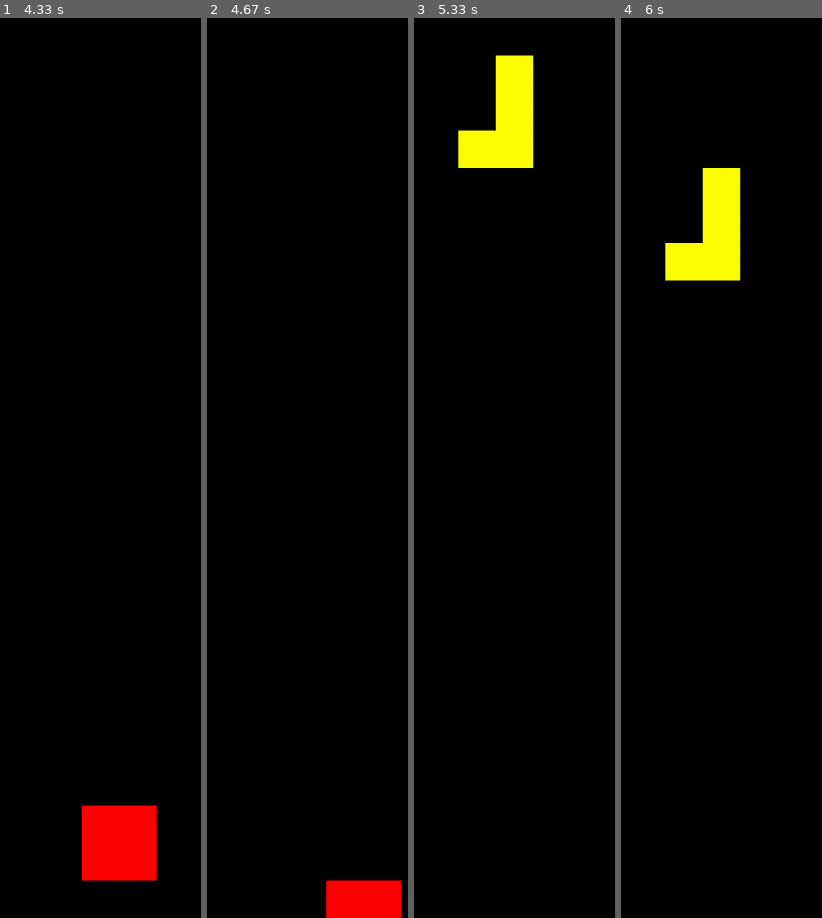
Above: before the commit, frames 1-4 (left to right).
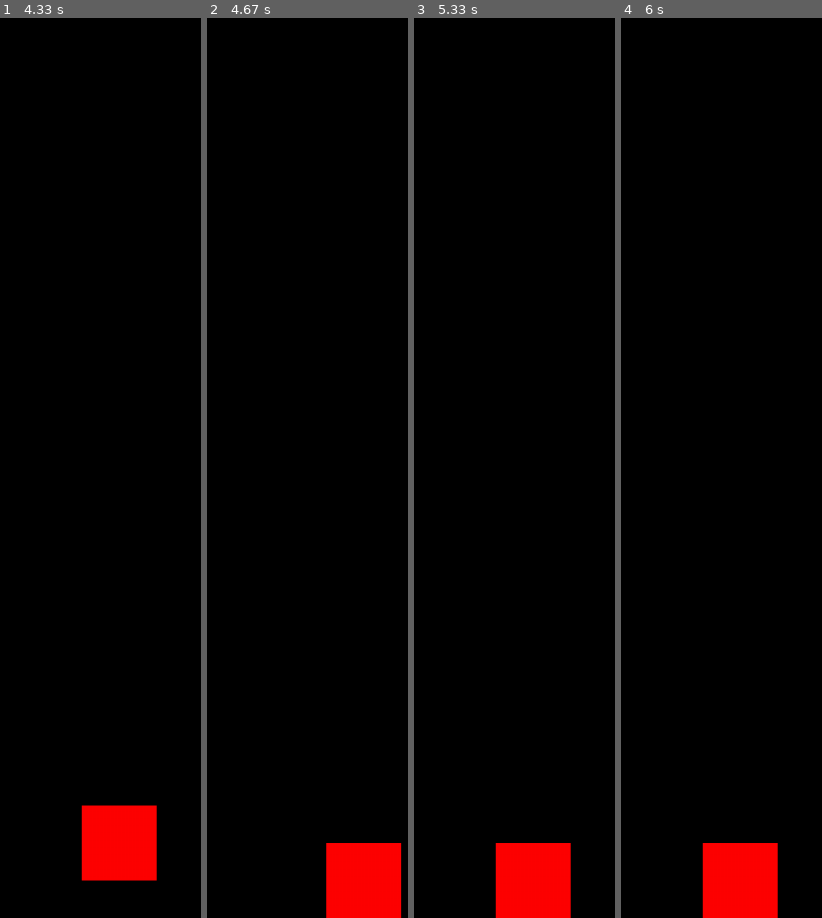
Above: after the commit, the same moments.

Repository: mannion007/pygame-tetris
Game: pygame game, started from game.py
The game is run twice, just before and just after one commit, with the same random seed, the same clock (stepped at 60 frames per second) and the same inputs. The source is Python 2; it was converted automatically to run under Python 3.
Inputs:
- Up to frame 1 (4.33 s): tap Space at 0.33 s; hold D 0.67-1.13 s; hold D 1.17-1.63 s; hold A 1.67-2.2 s; hold A 2.23-2.63 s; hold D 2.67-3.3 s; hold A 3.33-3.8 s; hold D 3.83-4.3 s
- Up to frame 2 (4.67 s): hold D from 4.33 s (still down)
- Up to frame 3 (5.33 s): release D at 4.8 s; hold A from 4.83 s (still down)
- Up to frame 4 (6 s): release A at 5.37 s; hold A 5.4-5.8 s; hold D from 5.83 s (still down)

Frame 1 is identical in both runs. In frame 2, 1.6% of the frame differs, in the area x 59-98%, y 91-96%; in frame 3, 6.4%, in the area x 21-79%, y 4-100%; in frame 4, 6.4%.

Commit message:
Basic floor collision in place

Diff:
--- a/game.py
+++ b/game.py
@@ -184,7 +184,8 @@
             return self.current_frame + 1
 
     def move_down(self, speed):
-        self.y = self.y + speed
+        if self.can_move_down():
+            self.y = self.y + speed
 
     def move_horizontal(self, x_speed):
         if self.can_move_horizontal(x_speed):
@@ -198,11 +199,18 @@
                         return False
         return True
 
+    def can_move_down(self):
+        for row_count, row in enumerate(self.tetromino):
+            for col_count, col in enumerate(row):
+                if col > 0:
+                    if row_count + self.y + 1 > board_height - 1:
+                        return False
+        return True
+
     def can_rotate(self):
         for row_count, row in enumerate(tetrominoes[self.tetromino_name][self.get_next_frame()]):
             for col_count, col in enumerate(row):
                 if col > 0:
-                    print col_count + self.x
                     if col_count + self.x < 0 or col_count + self.x > board_width - 1:
                         return False
         return True
